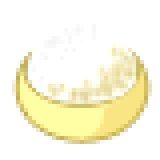
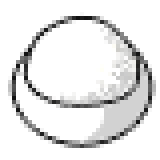
Two versions of the same layered image (160×160). Layer-by-layer changes:
painted on "Слой 6" over [40, 40, 144, 112]
"Слой 5": opacity 61% → 100%, painted on it over [24, 16, 136, 108]
painted on "Фигура 4" over [84, 48, 152, 144]
removed layer "Фигура 2" from group "rice" over [20, 32, 144, 108]
painted on "Фигура 1" over [12, 32, 152, 144]
